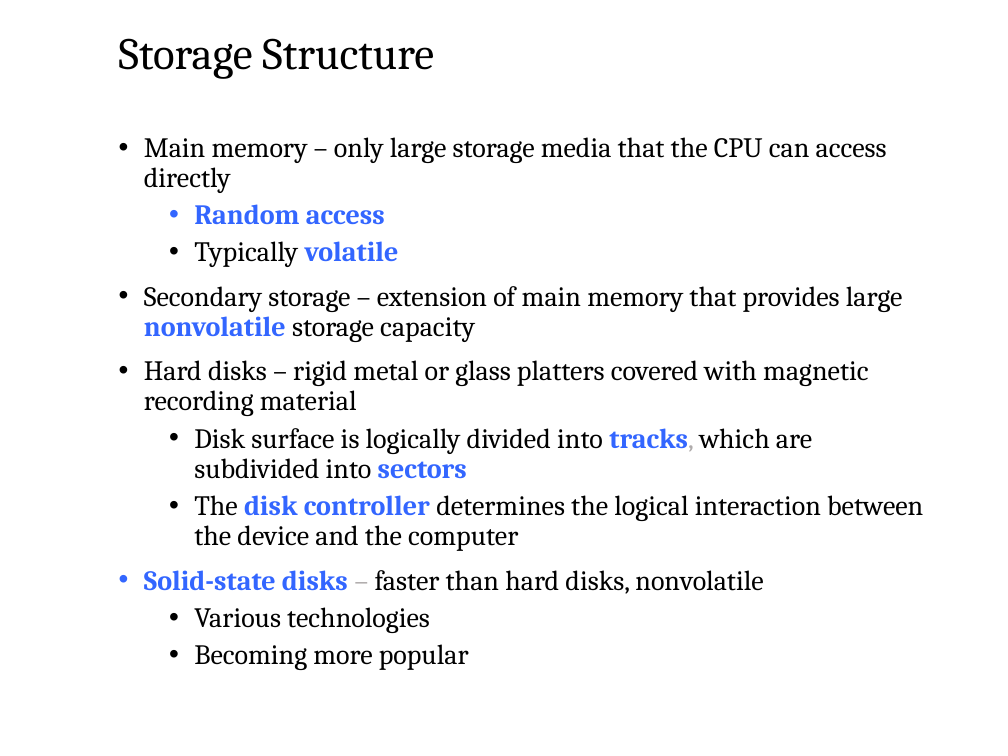
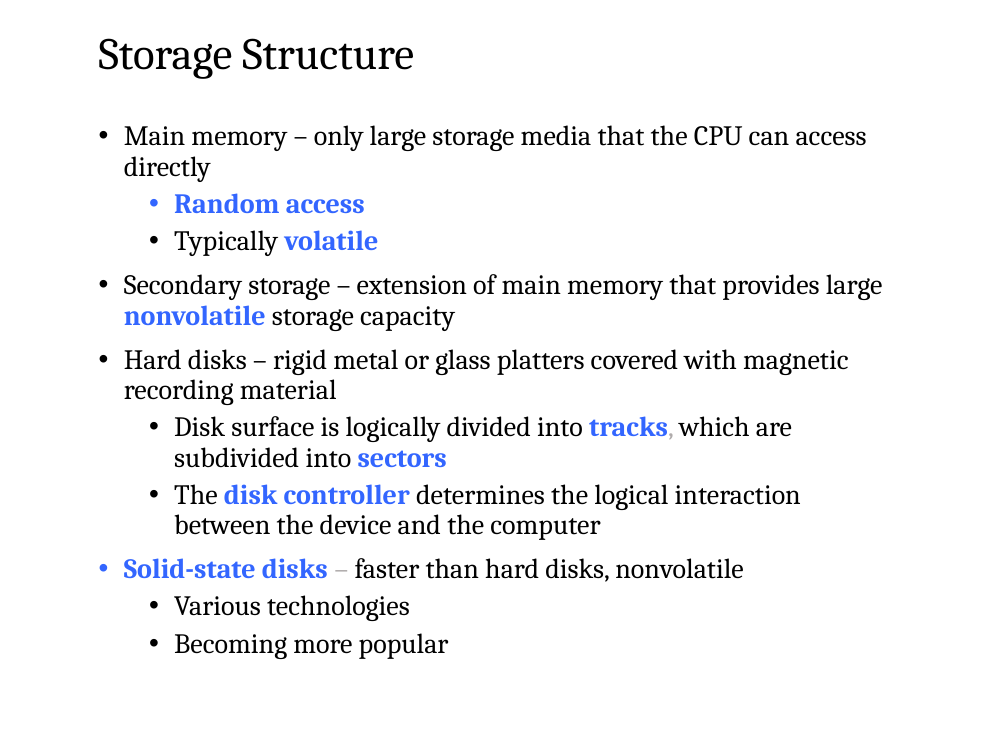
Before and after one commit to josiahkeaton/Training-Materials, a slide deck: slide 19 of Software Testing/Fundamentals of Computer & OS Concepts/ch1.ppt. Drawn at 1008x756 pixels with LibreOffice and Linux fonts; fonts in the diff are those of the drawing; background and template pictures are left out. Boxes give left, top, right and bottom in pixels: in the first picture for what was removed or moved away, otherwise in the second. Text is boxed around its words. In the diff, an @@ line names an element or a change of style, - is before the commit and + after.

```diff
--- a/Software Testing/Fundamentals of Computer & OS Concepts/ch1.ppt
+++ b/Software Testing/Fundamentals of Computer & OS Concepts/ch1.ppt
@@ title "Storage Structure": place and size @@
-title "Storage Structure" at [119, 38, 434, 79]
+title "Storage Structure" at [99, 38, 414, 79]
@@ text "Main memory – only large ..." rewrapped from [144, 137, 923, 670] to [124, 125, 883, 659] @@
```
Also in this commit, not shown: 31 other slides changed, 24 other files.
